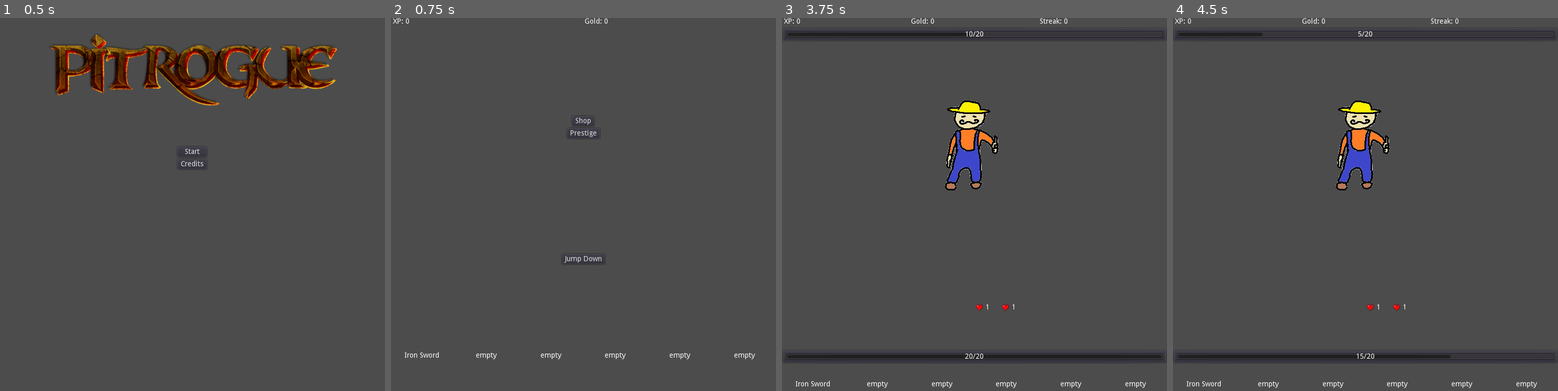
Above: before the commit, frames 1-4 (left to right).
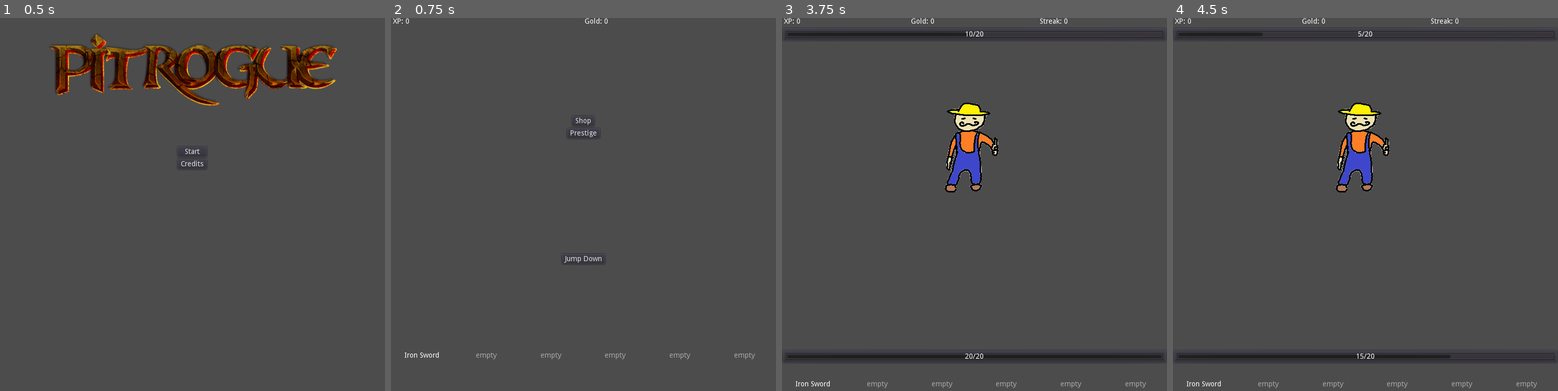
Above: after the commit, the same moments.

Repository: SirDogeGD/projects
Game: Godot game, scene res://code/places/main.tscn
Two runs of this game, one before a commit and one after it. Both use one fixed random seed, a clock stepped at 60 frames per second and the inputs below.
Inputs (mouse positions are in pixels of both pictures, inside the frame that each line leads up to):
- Up to frame 1 (0.5 s): no input
- Up to frame 2 (0.75 s): click "Start" at 0.5 s
- Up to frame 3 (3.75 s): click "Shop" at 1.25 s; click "Back" at 2 s; click "Jump Down" at 2.75 s; click "Choose" at 3.5 s
- Up to frame 4 (4.5 s): tap Enter at 4.25 s; move the mouse to (1450, 189) at 4.27 s; hold 1 (inv_1) from 4.28 s (still down); click (1450, 189) at 4.35 s

Frame 1 is identical in both runs. In frame 2, 0.1% of the frame differs, in the area x 22-95%, y 89-92%; in frame 3, 1.1%, in the area x 22-95%, y 22-100%; in frame 4, 1.1%.
Error in both runs: Invalid get index 'Upgrades' (on base: 'Nil'). (res://code/player/you.gd:26)

Commit message:
color qol
idk everything but the last things I added were:
- Highlighted the inventory slot that is selected
- enemy pulses red on hit
- small timer between hits

Diff:
--- a/idlegame/code/UI/inventory.gd
+++ b/idlegame/code/UI/inventory.gd
@@ -2,17 +2,26 @@
 
 var size = 6
 var selected = 0
+var selected_color = Color( 1, 1, 1, 1 )
+var unselected_color = Color( 0.66, 0.66, 0.66, 1 )
+
+onready var item = get_node("HBoxInventory/Slot1/Vbox/Item")
+onready var item2 = get_node("HBoxInventory/Slot2/Vbox2/Item2")
+onready var item3 = get_node("HBoxInventory/Slot3/Vbox3/Item3")
+onready var item4 = get_node("HBoxInventory/Slot4/Vbox4/Item4")
+onready var item5 = get_node("HBoxInventory/Slot5/Vbox5/Item5")
+onready var item6 = get_node("HBoxInventory/Slot6/Vbox6/Item6")
 
 func _ready():
-	pass
+	update_color()
 
 func fill():
-	$HBoxInventory/Slot1/Vbox/Item.set_text(create_label(0))
-	$HBoxInventory/Slot2/Vbox2/Item2.set_text(create_label(1))
-	$HBoxInventory/Slot3/Vbox3/Item3.set_text(create_label(2))
-	$HBoxInventory/Slot4/Vbox4/Item4.set_text(create_label(3))
-	$HBoxInventory/Slot5/Vbox5/Item5.set_text(create_label(4))
-	$HBoxInventory/Slot6/Vbox6/Item6.set_text(create_label(5))
+	item.set_text(create_label(0))
+	item2.set_text(create_label(1))
+	item3.set_text(create_label(2))
+	item4.set_text(create_label(3))
+	item5.set_text(create_label(4))
+	item6.set_text(create_label(5))
 
 func get_selected():
 	return selected
@@ -28,20 +37,47 @@
 func _process(delta):
 	if Input.is_action_pressed("inv_1"):
 		you.set_selected(0)
+		update_color()
 	if Input.is_action_pressed("inv_2"):
 		you.set_selected(1)
+		update_color()
 	if Input.is_action_pressed("inv_3"):
 		you.set_selected(2)
+		update_color()
 	if Input.is_action_pressed("inv_4"):
 		you.set_selected(3)
+		update_color()
 	if Input.is_action_pressed("inv_5"):
 		you.set_selected(4)
+		update_color()
 	if Input.is_action_pressed("inv_6"):
 		you.set_selected(5)
+		update_color()
 
 func get_item(slot):
 	var item = you.get_inv_slot(slot)
 	return item
+
+func update_color():
+	item.add_color_override("font_color", unselected_color)
+	item2.add_color_override("font_color", unselected_color)
+	item3.add_color_override("font_color", unselected_color)
+	item4.add_color_override("font_color", unselected_color)
+	item5.add_color_override("font_color", unselected_color)
+	item6.add_color_override("font_color", unselected_color)
+	match you.get_selected():
+		0:
+			item.add_color_override("font_color", selected_color)
+		1:
+			item2.add_color_override("font_color", selected_color)
+		2:
+			item3.add_color_override("font_color", selected_color)
+		3:
+			item4.add_color_override("font_color", selected_color)
+		4:
+			item5.add_color_override("font_color", selected_color)
+		5:
+			item6.add_color_override("font_color", selected_color)
 
 func _on_Slot1_mouse_entered():
 	get_tree().call_group("chat", "item_data", get_item(0))
--- a/idlegame/code/UI/statShower.gd
+++ b/idlegame/code/UI/statShower.gd
@@ -1,6 +1,6 @@
 extends Control
 
-var type
+export(String, "g", "xp", "r") var type
 
 func type(t):
 	self.type = t
--- a/idlegame/code/effects/effect_handler.gd
+++ b/idlegame/code/effects/effect_handler.gd
@@ -13,27 +13,43 @@
 	return e
 
 func add_effect(new, w):
-	if w.get_effects().empty():
+	var effects = w.get_effects()
+	if effects.empty():
 		w.add_effect(new)
 
-	for e in w.get_effects():
+	for e in effects:
 		if e.get_name() == new.get_name():
 			if e.get_level() < new.get_level():
-				w.get_effects().erase(e)
+				effects.erase(e)
 				w.add_effect(new)
 			else:
 				if e.get_duration() < new.get_duration() and e.get_level() == new.get_level():
-					w.get_effects().erase(e)
+					effects.erase(e)
 					w.add_effect(new)
 
 func turn(who):
-	for e in who.get_effects():
+	var effects = who.get_effects()
+	for e in effects:
+#		print(e.get_name())
 		match e.get_name():
 			"r":
 				regen(e.get_level(), who)
 		e.tick()
 		if(e.done == true):
-			who.get_effects().erase(e)
+			effects.erase(e)
+
+		update_effects(who)
+
+#	send effect list and person to effect_show_containers
+func update_effects(who):
+	var effects = who.get_effects()
+	var you_script = load("res://code/player/you.gd")
+	var enemy_script = load("res://code/player/enemy.gd")
+	match who.get_script():
+		you_script:
+			get_tree().call_group("effectshow", "update_effects", "you", effects)
+		enemy_script:
+			get_tree().call_group("effectshow", "update_effects", "enemy", effects)
 
 func regen(l, w):
 	w.heal(0.5 * l, 0)
--- a/idlegame/code/effects/effect_show.gd
+++ b/idlegame/code/effects/effect_show.gd
@@ -1,7 +1,30 @@
 extends Control
 
-func _ready():
-#	yield(get_tree(), "idle_frame")
-#	$HBox.rect_scale = Vector2(0.2,0.2)
-#	$HBox/VBox.rect_scale = Vector2(5, 5)
-	pass
+var ename
+var level
+
+func get_name():
+	return self.ename
+
+func get_level():
+	return self.level
+
+func set(n, l):
+	self.ename = n
+	self.level = l
+
+	var regen = load("res://icons/effect/regen.png")
+	var strength = load("res://icons/effect/str.png")
+	var weak = load("res://icons/effect/weak.png")
+	var res = load("res://icons/effect/res.png")
+	match ename:
+		"r":
+			$Icon.texture = regen
+		"str":
+			$Icon.texture = strength
+		"weakness":
+			$Icon.texture = weak
+		"res":
+			$Icon.texture = res
+
+	$LLevel.set_text(str(l))
--- a/idlegame/code/effects/effect_show.tscn
+++ b/idlegame/code/effects/effect_show.tscn
@@ -3,38 +3,27 @@
 [ext_resource path="res://icons/effect/regen.png" type="Texture" id=1]
 [ext_resource path="res://code/effects/effect_show.gd" type="Script" id=2]
 
-[node name="EffectShow" type="Control"]
+[node name="EffectShow" type="HBoxContainer"]
 rect_min_size = Vector2( 20, 20 )
 rect_scale = Vector2( 0.5, 0.5 )
-size_flags_horizontal = 3
-size_flags_vertical = 3
 script = ExtResource( 2 )
 __meta__ = {
 "_edit_use_anchors_": false
 }
 
-[node name="HBox" type="HBoxContainer" parent="."]
-margin_right = 50.0
-margin_bottom = 50.0
-size_flags_horizontal = 3
-size_flags_vertical = 3
-__meta__ = {
-"_edit_use_anchors_": false
-}
-
-[node name="Icon" type="TextureRect" parent="HBox"]
+[node name="Icon" type="TextureRect" parent="."]
 margin_right = 15.0
-margin_bottom = 50.0
+margin_bottom = 20.0
 texture = ExtResource( 1 )
 stretch_mode = 6
 __meta__ = {
 "_edit_use_anchors_": false
 }
 
-[node name="LLevel" type="Label" parent="HBox"]
+[node name="LLevel" type="Label" parent="."]
 margin_left = 19.0
-margin_right = 50.0
-margin_bottom = 50.0
+margin_right = 27.0
+margin_bottom = 20.0
 size_flags_horizontal = 3
 size_flags_vertical = 3
 text = "1"
--- /dev/null
+++ b/idlegame/code/effects/effect_show_container.gd
@@ -0,0 +1,22 @@
+extends GridContainer
+
+export(String, "you", "enemy") var assigned
+
+var effshow = load("res://code/effects/effect_show.tscn")
+
+func _ready():
+	clear()
+
+func update_effects(who, effects):
+
+	clear()
+
+	if who == assigned:
+		for i in effects:
+			var e = effshow.instance()
+			e.set(i.get_name(), i.get_level())
+			$".".add_child(e)
+
+func clear():
+	for i in range(0, get_child_count()):
+		get_child(i).queue_free()
--- /dev/null
+++ b/idlegame/code/effects/effect_show_container.tscn
@@ -0,0 +1,32 @@
+[gd_scene load_steps=3 format=2]
+
+[ext_resource path="res://code/effects/effect_show.tscn" type="PackedScene" id=1]
+[ext_resource path="res://code/effects/effect_show_container.gd" type="Script" id=2]
+
+[node name="EffSContainer" type="GridContainer" groups=["effectshow"]]
+margin_left = 10.0
+margin_top = 10.0
+margin_right = 10.0
+margin_bottom = 10.0
+columns = 6
+script = ExtResource( 2 )
+__meta__ = {
+"_edit_use_anchors_": false
+}
+
+[node name="EffectShow" parent="." instance=ExtResource( 1 )]
+margin_right = 27.0
+margin_bottom = 20.0
+rect_scale = Vector2( 1, 1 )
+
+[node name="EffectShow2" parent="." instance=ExtResource( 1 )]
+margin_left = 31.0
+margin_right = 58.0
+margin_bottom = 20.0
+rect_scale = Vector2( 1, 1 )
+
+[node name="EffectShow3" parent="." instance=ExtResource( 1 )]
+margin_left = 62.0
+margin_right = 89.0
+margin_bottom = 20.0
+rect_scale = Vector2( 1, 1 )
--- a/idlegame/code/fight/fight.gd
+++ b/idlegame/code/fight/fight.gd
@@ -5,9 +5,9 @@
 var enemyFile = load("res://code/player/enemy.gd")
 var enemy
 
+var can_attack = true
+
 func _ready():
-	$C1/TB/XPStatShower.type("xp")
-	$C1/TB/GStatShower.type("g")
 	new_enemy()
 	update_stats()
 	var perks = you.get_perks()
@@ -52,10 +52,11 @@
 	update_hp()
 
 func _process(delta):
-	if Input.is_action_just_pressed("attack"):
+	if Input.is_action_just_pressed("attack") and can_attack:
 		_on_BAtk_pressed()
 
 func _on_BAtk_pressed():
+	can_attack = false
 	#check if weapon is insta use or not
 	var your_turn = true
 	if(you.get_inv_slot(you.get_selected()).takes_turn):
@@ -63,18 +64,30 @@
 	#you attack enemy
 	perk_handler.combo += 1
 	atk(you, enemy, you.get_inv_slot(you.get_selected()))
+	effect_handler.update_effects(you)
+	effect_handler.update_effects(enemy)
+	$C1/CEnemy/CEnemy/Enemy.modulate = Color(1, 0.5, 0.5)
+
 	if(isDead(enemy)):
 		chat.kill_msg(you.kill())
 		enemy.death()
 		new_enemy()
+
+	#enemy attacks you
 	else:
 		if(!your_turn):
-			#enemy attacks you
 			atk(enemy, you, enemy.get_inv_slot(0))
+
+#	tick potion effects
+	effect_handler.turn(enemy)
+	effect_handler.turn(you)
+
 	if(isDead(you)):
 		you.death()
-#	use potion effects
-	effect_handler.turn(you)
+
+	yield(get_tree().create_timer(0.1), "timeout")
+	$C1/CEnemy/CEnemy/Enemy.modulate = Color(1, 1, 1)
+	can_attack = true
 	update_stats()
 
 #atk(attacker, defender, weapon)
@@ -82,17 +95,18 @@
 	var heal = load("res://code/items/heal.gd")
 	#shield takes dmg before hp
 	if(b.current_shield > 0):
-		b.current_shield -= outputdmgcalc(a, b, inputdmgcalc(a, b, w))
+		b.current_shield -= dmg_calc(a, b, w)
 		if(b.current_shield < 0):
 			b.current_shield = 0
 	else:
-		b.current_hp -= outputdmgcalc(a, b, inputdmgcalc(a ,b ,w))
+#		b.current_hp -= outputdmgcalc(a, b, inputdmgcalc(a ,b ,w))
+		b.current_hp -= dmg_calc(a, b, w)
 	#if "weapon" is a healing item, use it
 	if(w.get_script() == heal):
 		w.use_on(a)
 
-#calculate dmg based on weapon dmg and persons multipliers
-func inputdmgcalc(a, b, w):
+#calculate dmg (attacker, defender, weapon)
+func dmg_calc(a, b, w):
 	p = perk_handler
 	var dmg = w.get_damage()
 #	weakness potions effect
@@ -112,14 +126,9 @@
 	dmg = dmg * boost
 #	megastreak dmg boost
 	dmg = dmg * (a.mdb + 1)
-
 #	weapon true perks (healing/true dmg)
 	dmg = p.offensive_three(a, b, dmg)
-	return dmg
 
-#calculate dmg based on input dmg and persons armor
-func outputdmgcalc(a, b, d):
-	p = perk_handler
 	var armor = b.get_armor()
 #	armor base def
 	armor = p.defensive_one(a, b, armor)
@@ -132,13 +141,13 @@
 			armor += (e.get_level() * 10)
 #	calculate dmg taken
 	for n in range(armor):
-		d = d * 0.99
+		dmg = dmg * 0.99
 
 #	armor true def
-	d = p.defensive_three(a, b, d)
+	dmg = p.defensive_three(a, b, dmg)
 #	megastreak true dmg
-	d = d + b.mtd
-	return d
+	dmg = dmg + b.mtd
+	return dmg
 
 #check if guy is dead
 func isDead(who):
--- a/idlegame/code/fight/fight.tscn
+++ b/idlegame/code/fight/fight.tscn
@@ -4,7 +4,7 @@
 [ext_resource path="res://code/UI/inventory.tscn" type="PackedScene" id=2]
 [ext_resource path="res://code/UI/statShower.tscn" type="PackedScene" id=3]
 [ext_resource path="res://code/UI/chat_scene.tscn" type="PackedScene" id=4]
-[ext_resource path="res://code/effects/effect_show.tscn" type="PackedScene" id=5]
+[ext_resource path="res://code/effects/effect_show_container.tscn" type="PackedScene" id=5]
 
 [node name="main" type="Node2D"]
 script = ExtResource( 1 )
@@ -30,6 +30,7 @@
 anchor_bottom = 0.0
 margin_right = 247.0
 margin_bottom = 14.0
+type = "xp"
 
 [node name="GStatShower" parent="C1/TB" instance=ExtResource( 3 )]
 anchor_right = 0.0
@@ -37,6 +38,7 @@
 margin_left = 251.0
 margin_right = 498.0
 margin_bottom = 14.0
+type = "g"
 
 [node name="LS" type="Label" parent="C1/TB"]
 margin_left = 502.0
@@ -82,8 +84,15 @@
 align = 1
 valign = 1
 
+[node name="EffSContainer" parent="C1/CEnemy" instance=ExtResource( 5 )]
+margin_left = 0.0
+margin_top = 49.0
+margin_right = 750.0
+margin_bottom = 69.0
+assigned = "enemy"
+
 [node name="CEnemy" type="CenterContainer" parent="C1/CEnemy"]
-margin_top = 49.0
+margin_top = 73.0
 margin_right = 750.0
 margin_bottom = 517.0
 size_flags_horizontal = 3
@@ -102,29 +111,15 @@
 [node name="Chat" parent="C1/CChF" instance=ExtResource( 4 )]
 anchor_right = 0.0
 anchor_bottom = 0.0
-margin_right = 373.0
+margin_right = 657.0
 margin_bottom = 103.0
 
-[node name="GridContainer" type="GridContainer" parent="C1/CChF"]
-margin_left = 377.0
+[node name="EffSContainer" parent="C1/CChF" instance=ExtResource( 5 )]
+margin_left = 661.0
+margin_top = 0.0
 margin_right = 750.0
 margin_bottom = 103.0
-grow_horizontal = 0
-grow_vertical = 0
-size_flags_horizontal = 3
-size_flags_vertical = 3
-columns = 8
-
-[node name="Node2D2" parent="C1/CChF/GridContainer" instance=ExtResource( 5 )]
-margin_right = 46.0
-margin_bottom = 103.0
-rect_scale = Vector2( 1, 1 )
-
-[node name="Node2D" parent="C1/CChF/GridContainer" instance=ExtResource( 5 )]
-margin_left = 50.0
-margin_right = 96.0
-margin_bottom = 103.0
-rect_scale = Vector2( 1, 1 )
+assigned = "you"
 
 [node name="CInv" type="VBoxContainer" parent="C1"]
 margin_top = 646.0
--- a/idlegame/code/fight/heal_perks.gd
+++ b/idlegame/code/fight/heal_perks.gd
@@ -8,15 +8,14 @@
 			print("Two are better than one!")
 
 func make_healing(n, ss, h, sh, d, e):
-	var healFile = load("res://code/items/heal.gd")
-	var heal = healFile.new()
-	heal.set_name(n)
-	heal.set_ssize(ss)
-	heal.set_hp(h)
-	heal.set_shield(sh)
-	heal.set_on_death(d)
-	heal.add_effects(e)
-	return heal
+	var healFile = load("res://code/items/heal.gd").new()
+	healFile.set_name(n)
+	healFile.set_ssize(ss)
+	healFile.set_hp(h)
+	healFile.set_shield(sh)
+	healFile.set_on_death(d)
+	healFile.add_effects(e)
+	return healFile
 
 func gapple():
 	var e = [effect_handler.new_effect("r", 1, 3)]
--- a/idlegame/code/fight/scene_handler.gd
+++ b/idlegame/code/fight/scene_handler.gd
@@ -5,7 +5,6 @@
 var rng = RandomNumberGenerator.new()
 
 func next_scene():
-	effect_handler.turn(you)
 	if(count == 0):
 		count += 1
 		get_tree().change_scene("res://code/perks/perk_choose.tscn")
--- a/idlegame/code/perks/perk_handler.gd
+++ b/idlegame/code/perks/perk_handler.gd
@@ -76,3 +76,9 @@
 	var perks_a = a.get_perks()
 	var perks_b = b.get_perks()
 	return d
+
+func on_kill():
+	var perks = you.get_perks()
+	if 13 in perks:
+		var e = effect_handler.new_effect("res", 1, 2)
+		effect_handler.add_effect(e, you)
--- a/idlegame/code/places/camp.gd
+++ b/idlegame/code/places/camp.gd
@@ -5,8 +5,6 @@
 	you.add_to_inv(item_creator.default_sword())
 	update()
 	chat.clear()
-	$C1/TB/XPStatShower.type("xp")
-	$C1/TB/GStatShower.type("g")
 
 func update():
 	$C1/VC/CCInv/Control.fill()
--- a/idlegame/code/places/camp.tscn
+++ b/idlegame/code/places/camp.tscn
@@ -25,12 +25,14 @@
 anchor_right = 0.0
 anchor_bottom = 0.0
 margin_right = 373.0
+type = "xp"
 
 [node name="GStatShower" parent="C1/TB" instance=ExtResource( 3 )]
 anchor_right = 0.0
 anchor_bottom = 0.0
 margin_left = 377.0
 margin_right = 750.0
+type = "g"
 
 [node name="VC" type="VBoxContainer" parent="C1"]
 margin_top = 4.0
--- a/idlegame/code/player/you.gd
+++ b/idlegame/code/player/you.gd
@@ -27,6 +27,7 @@
 	stats.add_stats("k", 1)
 	get_on_kill_heal()
 	contract_handler.perk_and_kills(self.perks)
+	perk_handler.on_kill()
 	return[xp, gold]
 
 func set_selected(s):
@@ -48,7 +49,7 @@
 	if 13 in get_perks(): #cjan
 		var e = effect_handler.new_effect("res", 1, 2)
 		effect_handler.add_effect(e, self)
-	var heal_perks = load("res://code/fight/heal_perks.gd")
+	var heal_perks = load("res://code/fight/heal_perks.gd").new()
 	add_to_inv(heal_perks.get_healing(heal_perk))
 
 func calc_xp(base):
--- a/idlegame/code/shop/shop.gd
+++ b/idlegame/code/shop/shop.gd
@@ -8,7 +8,6 @@
 var maxupgrade = 5
 
 func _ready():
-	$C1/HBoxContainer/GStatShower.type("g")
 	update_labels()
 	if not 2 in stats.pUpgrades:
 		$C1/CMega/BMegastreak.hide()
--- a/idlegame/code/shop/shop.tscn
+++ b/idlegame/code/shop/shop.tscn
@@ -32,6 +32,7 @@
 margin_left = 46.0
 margin_right = 750.0
 margin_bottom = 20.0
+type = "g"
 
 [node name="CTitle" type="CenterContainer" parent="C1"]
 margin_top = 24.0
Binary file added: idlegame/icons/effect/res.png
Not shown, added: idlegame/icons/effect/res.png.import
